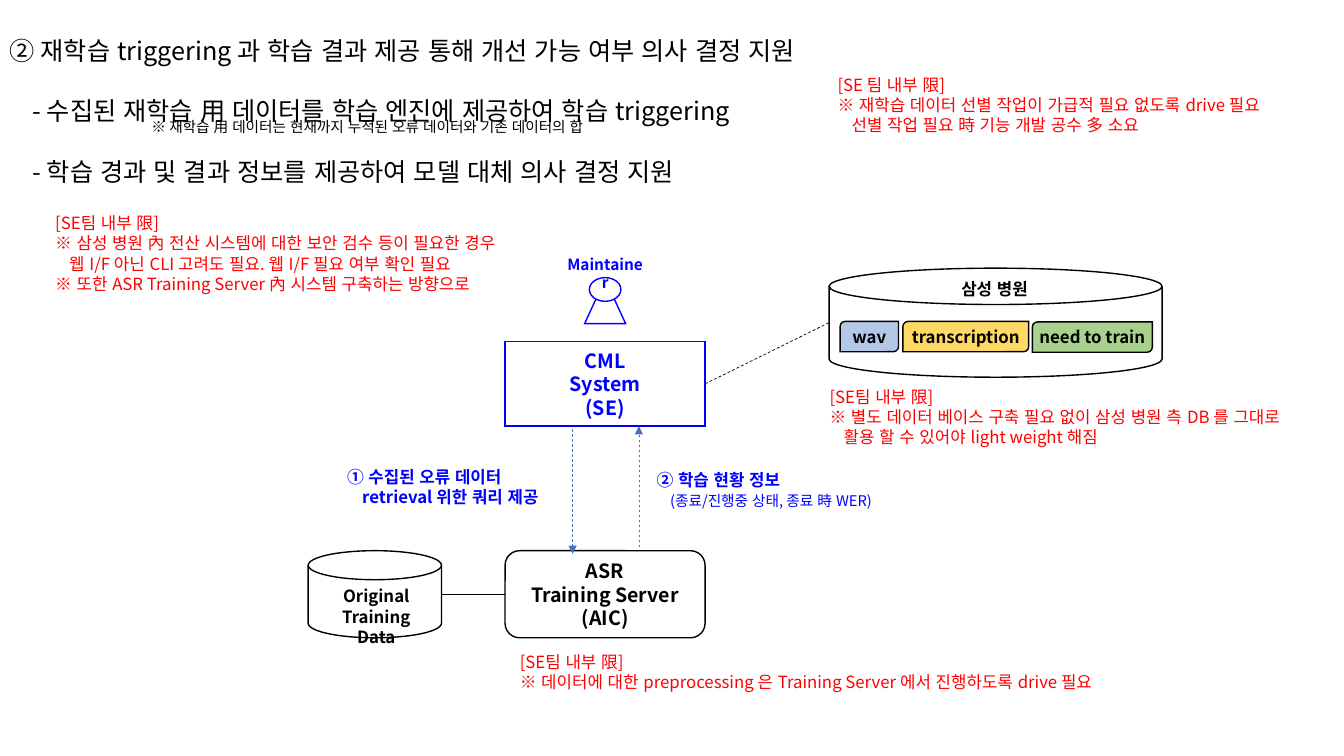
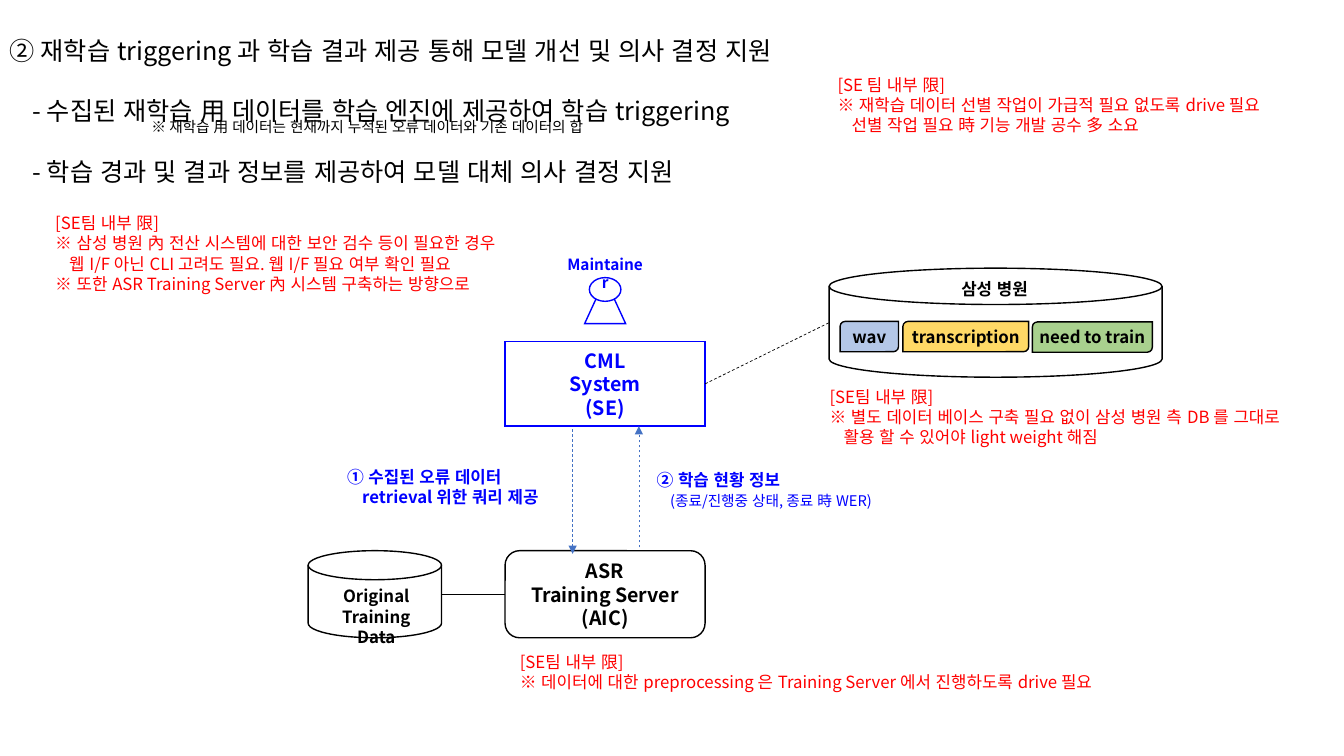
Before and after one commit to rby011/survey, a slide deck: slide 4 of doc/smc.pptx. Drawn at 1344x756 pixels with LibreOffice and Linux fonts; fonts in the diff are those of the drawing. Boxes give left, top, right and bottom in pixels: in the first picture for what was removed or moved away, otherwise in the second. Text is boxed around its words. In the diff, an @@ line names an element or a change of style, - is before the commit and + after.

```diff
--- a/doc/smc.pptx
+++ b/doc/smc.pptx
@@ text at (x1=10, y1=38, x2=771, y2=66): text changed @@
-② 재학습 triggering 과 학습 결과 제공 통해 개선 가능 여부 의사 결정 지원
+② 재학습 triggering 과 학습 결과 제공 통해 모델 개선 및 의사 결정 지원
```
Also in this commit, not shown: 3 other slides changed.
